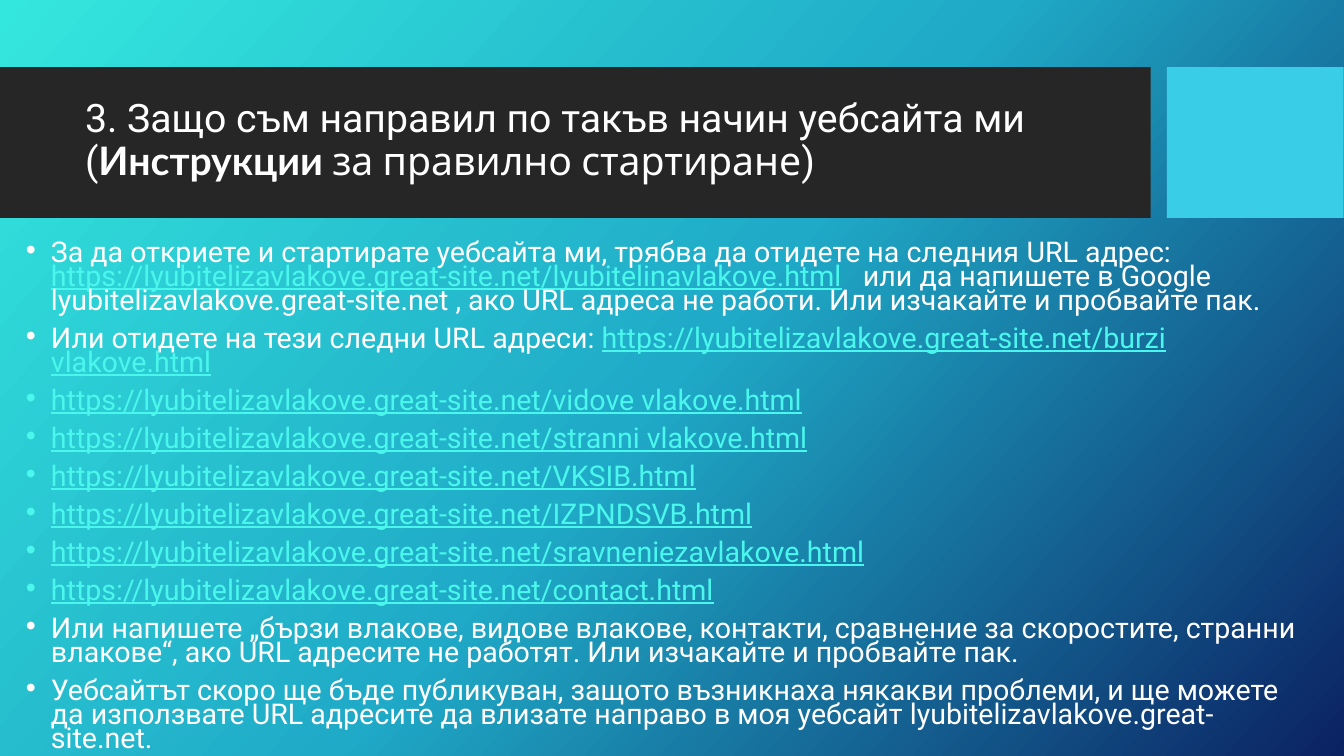
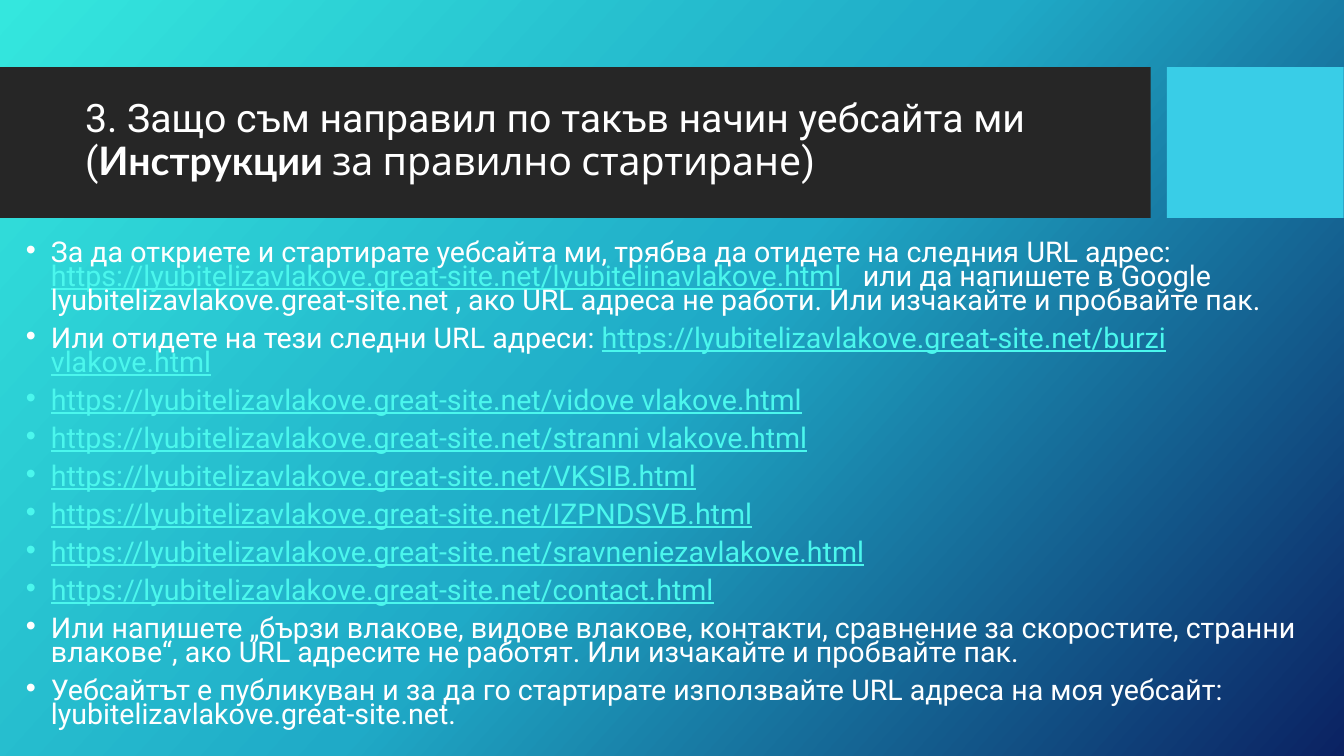
Before and after one commit to ITPG-CODEWARS/codewars-2024-first-round-Philip096, a slide deck: slide 4 of Презентация за Описание на моя уебсайт lyubiteli na vlakove.great-site.com.pptx. Drawn at 1344x756 pixels with LibreOffice and Linux fonts; fonts in the diff are those of the drawing; background and template pictures are left out. Boxes give left, top, right and bottom in pixels: in the first picture for what was removed or moved away, otherwise in the second. Text is boxed around its words. In the diff, an @@ line names an element or a change of style, - is before the commit and + after.

```diff
--- a/Презентация за Описание на моя уебсайт lyubiteli na vlakove.great-site.com.pptx
+++ b/Презентация за Описание на моя уебсайт lyubiteli na vlakove.great-site.com.pptx
@@ text at [51, 678, 1223, 730]: text changed @@
-• Уебсайтът скоро ще бъде публикуван, защото възникнаха някакви проблеми, и ще можете да използвате URL адресите да влизате направо в моя уебсайт lyubitelizavlakove.great-site.net.
+• Уебсайтът е публикуван и за да го стартирате използвайте URL адреса на моя уебсайт: lyubitelizavlakove.great-site.net.
```
